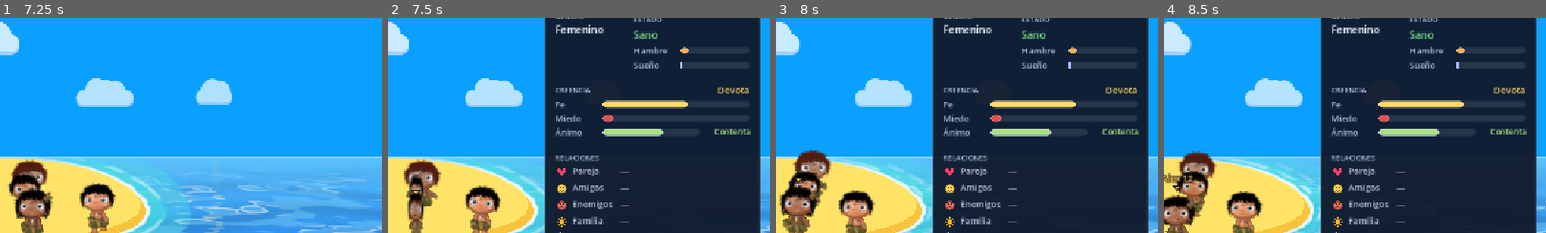
Above: before the commit, frames 1-4 (left to right).
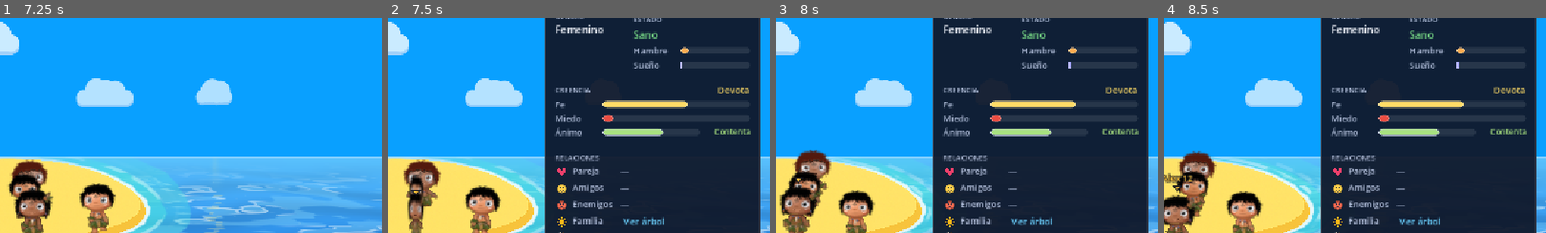
Above: after the commit, the same moments.

Repository: JuliFlorez/godlings
Game: Godot game, scene res://world/world.tscn
Two runs of this game, one before a commit and one after it. Both use one fixed random seed, a clock stepped at 60 frames per second and the inputs below. Sound files missing from this copy of the repository are replaced by a short silence.
Inputs (mouse positions are % of the whole screen's width and height, from its top left):
- Up to frame 1 (7.25 s): click "Jugar" at 0.5 s; tap Enter at 1.25 s; move the mouse to (72, 45) at 1.27 s; hold D 1.28-2 s; tap E at 1.35, 3.8 s; click (72, 45) at 1.42 s; drag from (30, 55) to (45, 70) at 2.02 s; click "Nueva partida" at 2.75 s; move the mouse to (60, 28) at 3.52 s; hold D 3.53-4.25 s; tap I at 3.6 s; click (60, 28) at 3.67 s; drag from (62, 74) to (20, 35) at 4.27 s; click "Tienda" at 5 s; click "Historial" at 5.75 s; click "S" at 6.5 s
- Up to frame 2 (7.5 s): drag from (53, 73) to (55, 50) at 7.27 s
- Up to frame 3 (8 s): no input
- Up to frame 4 (8.5 s): click (90, 15) at 8.02 s; type "Alex" at 8.1 s; click (90, 25) at 8.25 s; type "12" at 8.33 s
The pictures show only the part of the screen within x 50-100%, y 31-81%; the shares and areas given below are measured in that part.

Frame 1 is identical in both runs. In frame 2, 0.2% of the frame differs, in the area x 60-73%, y 92-97%; in frame 3, 0.2%; in frame 4, 0.2%.

Commit message:
Add a family tree
- "Family tree" at the end of the Family row of the ID card opens the tree
  of that villager's family: grandparents and parents on top, them with
  their siblings and partner in the middle, children and grandchildren
  below, joined by lines (couples with a heart if they're still together, or
  were when one of them died). Everyone has a portrait with their own skin
  and hair and their name; the dead show X eyes, a gray photo and a cross,
  and unknown people a "?". Clicking anyone shows the tree from them, "See ID
  card" opens the card of whoever is shown (if alive), and a big family
  shrinks to fit.
- A new Genealogy record keeps everyone who dies (name, gender, parents,
  partner and looks) and is saved with the game, so the tree doesn't lose
  them. People who died before this existed show as unknown.

Co-Authored-By: Claude Opus 5.5 <noreply@anthropic.com>

Diff:
--- /dev/null
+++ b/actors/villager/genealogy.gd
@@ -0,0 +1,70 @@
+extends RefCounted
+class_name Genealogy
+## Quién es (o fue) cada aldeano, para el árbol genealógico (ver FamilyTree). Los que se mueren
+## dejan la isla pero quedan anotados acá como eran: su nombre, su género, sus padres, su pareja
+## y su piel y su pelo (para la foto). De los vivos se toma lo que tienen ahora. Se guarda con la
+## partida (los que se murieron antes de que esto existiera no están: salen como desconocidos).
+
+static var _gone := {}   # carnet -> {first, last, gender, parents, partner, looks}
+
+## Sin nadie (al arrancar el mundo, antes de cargar una partida).
+static func clear() -> void:
+	_gone.clear()
+
+## Se murió (ver Villager._grant_sacrifice_xp): queda anotado como era, con su pareja.
+static func remember(v: Villager) -> void:
+	_gone[v.id_number] = {
+		"first": v.first_name,
+		"last": v.last_name,
+		"gender": v.gender,
+		"parents": Array(v.parents),
+		"partner": Relations.partner_id(v),
+		"looks": [v.skin_tone, v.skin_warm, v.hair_color],
+	}
+
+## Lo que se sabe de alguien: {id, first, last, gender, parents, partner, looks, dead, villager
+## (el aldeano, si todavía está en la isla)}. Vacío si no se sabe nada.
+static func person(tree: SceneTree, id: int) -> Dictionary:
+	for node in tree.get_nodes_in_group("villager"):
+		var v := node as Villager
+		if v and v.id_number == id and not v.is_queued_for_deletion():
+			var dead := v.dead or v.eaten
+			if dead and _gone.has(id):
+				break   # Su cadáver todavía está, pero lo anotado al morirse tiene su pareja
+			return {"id": id, "first": v.first_name, "last": v.last_name, "gender": v.gender,
+					"parents": Array(v.parents), "partner": 0 if dead else Relations.partner_id(v),
+					"looks": [v.skin_tone, v.skin_warm, v.hair_color], "dead": dead, "villager": null if dead else v}
+	if _gone.has(id):
+		var p: Dictionary = _gone[id].duplicate()
+		p.id = id
+		p.dead = true
+		p.villager = null
+		return p
+	return {}
+
+## Sus hijos (vivos o muertos), del más grande al más chico.
+static func children_of(tree: SceneTree, id: int) -> Array[int]:
+	var out: Array[int] = []
+	for node in tree.get_nodes_in_group("villager"):
+		var v := node as Villager
+		if v and id in v.parents and not v.is_queued_for_deletion() and not out.has(v.id_number):
+			out.append(v.id_number)
+	for k: int in _gone:
+		if id in _gone[k].parents and not out.has(k):
+			out.append(k)
+	out.sort()
+	return out
+
+## Para la partida guardada: [carnet, nombre, apellido, género, padres, pareja, piel y pelo].
+static func save_state() -> Array:
+	var rows := []
+	for k: int in _gone:
+		var p: Dictionary = _gone[k]
+		rows.append([k, p.first, p.last, p.gender, p.parents, p.partner, p.looks])
+	return rows
+
+static func load_state(rows: Array) -> void:
+	_gone.clear()
+	for r: Array in rows:
+		if r.size() >= 7:
+			_gone[r[0]] = {"first": r[1], "last": r[2], "gender": r[3], "parents": r[4], "partner": r[5], "looks": r[6]}
--- a/actors/villager/villager.gd
+++ b/actors/villager/villager.gd
@@ -1416,9 +1416,15 @@
 
 ## Para la foto del carnet: un material con su piel y su pelo.
 func looks_material() -> ShaderMaterial:
+	return material_for(skin_tone, skin_warm, hair_color)
+
+## Un material con esa piel y ese pelo (para las fotos: el carnet, el árbol genealógico).
+static func material_for(tone: float, warm: float, hair: Color) -> ShaderMaterial:
 	var m := ShaderMaterial.new()
 	m.shader = WATERLINE_SHADER
-	_paint_looks(m)
+	m.set_shader_parameter("skin_tone", tone)
+	m.set_shader_parameter("skin_warm", warm)
+	m.set_shader_parameter("hair_color", Vector3(hair.r, hair.g, hair.b))
 	return m
 
 ## Recién nacido: sale parecido a sus padres (la piel y la altura, entre las de los dos; el
@@ -1771,6 +1777,7 @@
 	if xp_granted:
 		return
 	xp_granted = true
+	Genealogy.remember(self)   # Queda en el árbol genealógico (antes del duelo: todavía tiene pareja)
 	_mourn()   # Toda muerte pasa por acá
 	_ensure_hud()
 	if hud and hud.has_method("add_xp"):
--- /dev/null
+++ b/ui/family_tree.gd
@@ -0,0 +1,363 @@
+extends Control
+class_name FamilyTree
+## Árbol genealógico de un aldeano (vivo o muerto, ver Genealogy): arriba sus abuelos y sus
+## padres, en el medio él con sus hermanos y su pareja, y abajo sus hijos y sus nietos, unidos
+## con líneas (las parejas, con un corazón si siguen juntas o estaban juntas cuando se murió uno).
+## Cada uno con su foto (los muertos, con los ojos en X) y su nombre (con una cruz si ya no
+## está). Tocando a alguien se ve su familia; "Ver carnet" abre el carnet del que se está viendo
+## (si vive). Se abre desde el carnet (ver VillagerCard); Esc, ✕ o un click afuera lo cierran.
+
+const SLOT := Vector2(96, 100)   # Lo que ocupa cada uno (ancho) y cada generación (alto)
+const PHOTO := 60.0
+const PHOTO_SCALE := 0.085
+const PHOTO_FOCUS := Vector2(500, 300)   # Px de villager.png en el medio de la foto (la cara)
+const NAME_Y := PHOTO + 5.0
+const AREA := Vector2(900, 450)  # Lo más grande que puede ser el árbol (si no entra, se achica)
+const MAX_NAME := 12
+const C_LINE := Color(1, 1, 1, 0.35)
+const C_ALIVE := Color(0.66, 0.82, 0.94)   # El fondo de la foto: el cielo, como en el carnet
+const C_DEAD := Color(0.4, 0.42, 0.48)
+const C_UNKNOWN := Color(0.24, 0.27, 0.34)
+const VILLAGER := preload("res://actors/villager/villager.tscn")
+
+var hud: HUD
+var focus := 0                   # El carnet del que se está viendo la familia
+var _name: Label
+var _card_btn: Button
+var _area: Control               # Del tamaño del árbol (achicado si hace falta)
+var _canvas: Canvas              # La gente y las líneas que los unen
+
+func _ready() -> void:
+	set_anchors_and_offsets_preset(Control.PRESET_FULL_RECT)
+	mouse_filter = Control.MOUSE_FILTER_STOP
+	visible = false
+
+	# Fondo oscurecido: click afuera del panel cierra
+	var dim := ColorRect.new()
+	dim.color = Color(0, 0, 0, 0.35)
+	dim.set_anchors_and_offsets_preset(Control.PRESET_FULL_RECT)
+	dim.gui_input.connect(func(e: InputEvent):
+		if e is InputEventMouseButton and e.pressed:
+			close())
+	add_child(dim)
+
+	var center := CenterContainer.new()
+	center.set_anchors_and_offsets_preset(Control.PRESET_FULL_RECT)
+	center.mouse_filter = Control.MOUSE_FILTER_IGNORE
+	add_child(center)
+	var panel := PanelContainer.new()
+	panel.add_theme_stylebox_override("panel", HUD.make_box(Color(0.06, 0.09, 0.16, 0.96), 16, HUD.C_PANEL_BORDER, 1, Vector4(18, 14, 18, 18)))
+	center.add_child(panel)
+	var col := VBoxContainer.new()
+	col.add_theme_constant_override("separation", 8)
+	panel.add_child(col)
+
+	var head := HBoxContainer.new()
+	head.add_theme_constant_override("separation", 10)
+	col.add_child(head)
+	head.add_child(HUD.make_label("Árbol genealógico", 20, HUD.C_TEXT))
+	_name = HUD.make_label("", 16, VillagerCard.C_FAMILY)
+	_name.auto_translate_mode = Node.AUTO_TRANSLATE_MODE_DISABLED   # Es un nombre
+	head.add_child(_name)
+	var spacer := Control.new()
+	spacer.size_flags_horizontal = Control.SIZE_EXPAND_FILL
+	head.add_child(spacer)
+	_card_btn = VillagerCard.link_button(tr("Ver carnet"), HUD.C_TEXT, func():
+		var p := Genealogy.person(get_tree(), focus)
+		if p.get("villager") and hud:
+			close()
+			hud.select_villager(p.villager))
+	head.add_child(_card_btn)
+	head.add_child(VillagerCard.close_button(close))
+	col.add_child(HUD.make_label("Tocá a alguien para ver su familia.", 12, HUD.C_MUTED))
+
+	var sep := HSeparator.new()
+	var line := StyleBoxLine.new()
+	line.color = Color(1, 1, 1, 0.10)
+	line.thickness = 1
+	sep.add_theme_stylebox_override("separator", line)
+	col.add_child(sep)
+
+	var holder := CenterContainer.new()   # El árbol, centrado en el panel
+	holder.custom_minimum_size = Vector2(AREA.x, 0)
+	col.add_child(holder)
+	_area = Control.new()
+	holder.add_child(_area)
+	_canvas = Canvas.new()
+	_canvas.mouse_filter = Control.MOUSE_FILTER_IGNORE
+	_area.add_child(_canvas)
+
+## Abre el árbol de la familia de id.
+func open(id: int) -> void:
+	visible = true
+	_show(id)
+
+func close() -> void:
+	visible = false
+
+func _unhandled_input(event: InputEvent) -> void:
+	if visible and event is InputEventKey and event.pressed and event.keycode == KEY_ESCAPE:
+		close()
+		get_viewport().set_input_as_handled()
+
+## Arma el árbol alrededor de id.
+func _show(id: int) -> void:
+	focus = id
+	for c in _canvas.get_children():
+		c.queue_free()
+	var tree := get_tree()
+	var me := Genealogy.person(tree, id)
+	_name.text = _full_name(me, id)
+	_card_btn.visible = me.get("villager") != null
+
+	# Quiénes: sus padres (y los de ellos), sus hermanos, su pareja, sus hijos y sus nietos
+	var parents := _parents_of(me)
+	var grand := {}   # Padre -> sus padres
+	for p in parents:
+		grand[p] = _parents_of(Genealogy.person(tree, p))
+	var any_grand := grand.values().any(func(g: Array): return not g.is_empty())
+	var siblings: Array[int] = []
+	if not parents.is_empty():
+		for k in Genealogy.children_of(tree, parents[0]):
+			if k != id and (parents.size() < 2 or k in Genealogy.children_of(tree, parents[1])):
+				siblings.append(k)
+	var kids := Genealogy.children_of(tree, id)
+	var partner := _partner_of(me, kids)
+	var grandkids := {}   # Hijo -> sus hijos
+	var any_grandkids := false
+	for k in kids:
+		grandkids[k] = Genealogy.children_of(tree, k)
+		any_grandkids = any_grandkids or not grandkids[k].is_empty()
+
+	# Dónde va cada uno: x en lugares (él en 0), y en generaciones (0: sus abuelos)
+	var at := {}
+	at[id] = Vector2(0, 2)
+	for i in siblings.size():
+		at[siblings[siblings.size() - 1 - i]] = Vector2(-1 - i, 2)   # Los más grandes, más a la izquierda
+	if partner:
+		at[partner] = Vector2(1, 2)
+	var group := -siblings.size() * 0.5   # El medio de él y sus hermanos
+	var spread := 1.0 if any_grand else 0.5
+	for i in parents.size():
+		var px := group + (0.0 if parents.size() == 1 else (-spread if i == 0 else spread))
+		at[parents[i]] = Vector2(px, 1)
+		var gp: Array = grand[parents[i]]
+		for j in gp.size():
+			at[gp[j]] = Vector2(px + (0.0 if gp.size() == 1 else (-0.5 if j == 0 else 0.5)), 0)
+	var mid := 0.5 if partner else 0.0
+	var width := 0.0
+	for k in kids:
+		width += maxf(1.0, grandkids[k].size())
+	var edge := mid - width * 0.5
+	for k in kids:
+		var w := maxf(1.0, grandkids[k].size())
+		at[k] = Vector2(edge + w * 0.5 - 0.5, 3)
+		for j in grandkids[k].size():
+			at[grandkids[k][j]] = Vector2(edge + j, 4)
+		edge += w
+
+	# A píxeles (sin las generaciones que no hay)
+	var top := 0 if any_grand else (1 if not parents.is_empty() else 2)
+	var bottom := 4 if any_grandkids else (3 if not kids.is_empty() else 2)
+	var min_x := INF
+	var max_x := -INF
+	for k: int in at:
+		min_x = minf(min_x, at[k].x)
+		max_x = maxf(max_x, at[k].x)
+	var spot := {}   # carnet -> arriba a la izquierda de su lugar (px)
+	for k: int in at:
+		spot[k] = Vector2((at[k].x - min_x) * SLOT.x, (at[k].y - top) * SLOT.y)
+		var person := Person.new()
+		person.id = k
+		person.info = Genealogy.person(tree, k)
+		person.is_focus = k == id
+		person.position = spot[k]
+		person.picked.connect(_show)
+		_canvas.add_child(person)
+
+	# Las líneas: las parejas y de los padres a los hijos
+	_canvas.couples.clear()
+	_canvas.descents.clear()
+	_canvas.spots = spot
+	if partner:
+		_canvas.couples.append([id, partner, _together(id, partner)])
+	if parents.size() == 2:
+		_canvas.couples.append([parents[0], parents[1], _together(parents[0], parents[1])])
+	if not parents.is_empty():
+		_canvas.descents.append([parents, siblings + [id]])
+	for p in parents:
+		var gp: Array = grand[p]
+		if gp.size() == 2:
+			_canvas.couples.append([gp[0], gp[1], _together(gp[0], gp[1])])
+		if not gp.is_empty():
+			_canvas.descents.append([gp, [p]])
+	if not kids.is_empty():
+		_canvas.descents.append([[id, partner] if partner else [id], kids])
+	for k in kids:
+		if not grandkids[k].is_empty():
+			_canvas.descents.append([[k], grandkids[k]])
+
+	var tree_size := Vector2((max_x - min_x + 1.0) * SLOT.x, (bottom - top + 1) * SLOT.y - (SLOT.y - NAME_Y - 18.0))
+	var s := minf(1.0, minf(AREA.x / tree_size.x, AREA.y / tree_size.y))
+	_canvas.size = tree_size
+	_canvas.scale = Vector2.ONE * s
+	_area.custom_minimum_size = tree_size * s
+	_canvas.queue_redraw()
+
+## Sus padres (los que se saben), primero el papá.
+func _parents_of(p: Dictionary) -> Array[int]:
+	var out: Array[int] = []
+	if p.is_empty():
+		return out
+	for k: int in p.parents:
+		out.append(k)
+	var tree := get_tree()
+	out.sort_custom(func(a: int, b: int):
+		return Genealogy.person(tree, a).get("gender", 0) < Genealogy.person(tree, b).get("gender", 0))
+	return out
+
+## Su pareja: la de ahora (o la que tenía cuando se murió), y si no, el papá o la mamá de su
+## último hijo. 0: nadie.
+func _partner_of(p: Dictionary, kids: Array[int]) -> int:
+	if p.is_empty():
+		return 0
+	if p.get("partner", 0) != 0:
+		return p.partner
+	var tree := get_tree()
+	for i in range(kids.size() - 1, -1, -1):
+		for k: int in Genealogy.person(tree, kids[i]).get("parents", []):
+			if k != p.id:
+				return k
+	return 0
+
+## Si a y b son (o eran, cuando se murió alguno) pareja.
+func _together(a: int, b: int) -> bool:
+	var tree := get_tree()
+	var pa := Genealogy.person(tree, a)
+	var pb := Genealogy.person(tree, b)
+	return pa.get("partner", 0) == b or pb.get("partner", 0) == a
+
+## Nombre y apellido (o el número, si no tiene), con una cruz si ya no está.
+static func _full_name(p: Dictionary, id: int) -> String:
+	if p.is_empty():
+		return TranslationServer.translate("Desconocido")
+	var n := ("%s %s" % [p.first, p.last]).strip_edges()
+	if n == "":
+		n = "%s %04d" % [TranslationServer.translate("N.º"), id]
+	return ("† " if p.dead else "") + n
+
+## Lo que dibuja las líneas (debajo de la gente).
+class Canvas extends Control:
+	var spots := {}              # carnet -> arriba a la izquierda de su lugar
+	var couples: Array = []      # [a, b, juntos]
+	var descents: Array = []     # [padres, hijos]
+
+	func _photo_mid(id: int) -> Vector2:
+		return spots[id] + Vector2(FamilyTree.SLOT.x * 0.5, FamilyTree.PHOTO * 0.5)
+
+	func _draw() -> void:
+		for c: Array in couples:
+			var a := _photo_mid(c[0])
+			var b := _photo_mid(c[1])
+			draw_line(a, b, FamilyTree.C_LINE, 2.0, true)
+			if c[2]:
+				var m := (a + b) * 0.5
+				draw_colored_polygon(SpeechBubble._heart(m, 6.0), SpeechBubble.C_HEART)
+		for d: Array in descents:
+			var parents: Array = d[0]
+			var kids: Array = d[1]
+			var from := Vector2.ZERO
+			for p: int in parents:
+				from += _photo_mid(p)
+			from /= parents.size()
+			if parents.size() == 1:
+				from.y += FamilyTree.PHOTO * 0.5   # Desde abajo de la foto
+			var kid_top: float = spots[kids[0]].y - 4.0
+			var bus := kid_top - 12.0
+			var xs: Array[float] = [from.x]
+			for k: int in kids:
+				xs.append(_photo_mid(k).x)
+			draw_line(from, Vector2(from.x, bus), FamilyTree.C_LINE, 2.0, true)
+			draw_line(Vector2(xs.min(), bus), Vector2(xs.max(), bus), FamilyTree.C_LINE, 2.0, true)
+			for k: int in kids:
+				var x := _photo_mid(k).x
+				draw_line(Vector2(x, bus), Vector2(x, kid_top), FamilyTree.C_LINE, 2.0, true)
+
+## Uno del árbol: su foto (o un signo de pregunta, si no se sabe quién era) y su nombre. Un
+## click muestra su familia.
+class Person extends Control:
+	signal picked(id: int)
+	var id := 0
+	var info: Dictionary
+	var is_focus := false
+	var _hover := false
+
+	func _ready() -> void:
+		size = Vector2(FamilyTree.SLOT.x, FamilyTree.NAME_Y + 18.0)
+		mouse_filter = Control.MOUSE_FILTER_STOP
+		mouse_default_cursor_shape = Control.CURSOR_POINTING_HAND
+		tooltip_text = FamilyTree._full_name(info, id)
+		var photo := ColorRect.new()
+		photo.position = Vector2((FamilyTree.SLOT.x - FamilyTree.PHOTO) * 0.5, 0.0)
+		photo.size = Vector2.ONE * FamilyTree.PHOTO
+		photo.clip_contents = true
+		photo.mouse_filter = Control.MOUSE_FILTER_IGNORE
+		add_child(photo)
+		if info.is_empty():
+			photo.color = FamilyTree.C_UNKNOWN
+			var q := HUD.make_label("?", 30, HUD.C_MUTED)
+			q.size = photo.size
+			q.horizontal_alignment = HORIZONTAL_ALIGNMENT_CENTER
+			photo.add_child(q)
+		else:
+			photo.color = FamilyTree.C_DEAD if info.dead else FamilyTree.C_ALIVE
+			var body: Node = FamilyTree.VILLAGER.instantiate()
+			var rig: VillagerRig = body.get_node("Rig")
+			body.remove_child(rig)
+			body.free()
+			rig.set_female(info.gender == Villager.Gender.FEMALE)
+			var looks: Array = info.looks
+			rig.material = Villager.material_for(looks[0], looks[1], looks[2])
+			rig.scale = Vector2.ONE * FamilyTree.PHOTO_SCALE
+			# El Skeleton2D del rig está en (-512, -512): cada px del dibujo es (px - 512) en el rig
+			rig.position = photo.size * 0.5 - (FamilyTree.PHOTO_FOCUS - Vector2(512, 512)) * FamilyTree.PHOTO_SCALE
+			photo.add_child(rig)
+			if info.dead:
+				rig.set_dead()
+				photo.modulate = Color(0.85, 0.85, 0.9)
+		var label := HUD.make_label(_short_name(), 12, HUD.C_TEXT if not info.get("dead", true) else HUD.C_MUTED)
+		label.auto_translate_mode = Node.AUTO_TRANSLATE_MODE_DISABLED   # Es un nombre
+		label.position = Vector2(0, FamilyTree.NAME_Y)
+		label.size = Vector2(FamilyTree.SLOT.x, 16)
+		label.horizontal_alignment = HORIZONTAL_ALIGNMENT_CENTER
+		label.clip_text = true
+		label.mouse_filter = Control.MOUSE_FILTER_IGNORE
+		add_child(label)
+		mouse_entered.connect(func():
+			_hover = true
+			queue_redraw())
+		mouse_exited.connect(func():
+			_hover = false
+			queue_redraw())
+		gui_input.connect(func(e: InputEvent):
+			if e is InputEventMouseButton and e.pressed and e.button_index == MOUSE_BUTTON_LEFT:
+				picked.emit(id))
+
+	## El nombre, o el número; con una cruz si ya no está (cortado si es largo).
+	func _short_name() -> String:
+		if info.is_empty():
+			return "%s %04d" % [TranslationServer.translate("N.º"), id]
+		var n: String = info.first if info.first != "" else ("%s %04d" % [TranslationServer.translate("N.º"), id])
+		if n.length() > FamilyTree.MAX_NAME:
+			n = n.left(FamilyTree.MAX_NAME - 1) + "…"
+		return ("† " if info.dead else "") + n
+
+	## El marco de la foto: dorado el del que se está viendo, blanco con el mouse encima.
+	func _draw() -> void:
+		var r := Rect2(Vector2((FamilyTree.SLOT.x - FamilyTree.PHOTO) * 0.5, 0.0), Vector2.ONE * FamilyTree.PHOTO)
+		if is_focus:
+			draw_rect(r.grow(3.0), HUD.C_XP)
+		elif _hover:
+			draw_rect(r.grow(2.0), Color(1, 1, 1, 0.8))
+		else:
+			draw_rect(r.grow(1.0), Color(1, 1, 1, 0.18))
--- a/ui/hud.gd
+++ b/ui/hud.gd
@@ -193,6 +193,7 @@
 var _tags: Control
 var _card: VillagerCard
 var _hut_card: HutCard
+var _family_tree: FamilyTree
 
 func _ready() -> void:
 	add_to_group("hud")
@@ -566,6 +567,16 @@
 func select_villager(v: Villager) -> void:
 	_hut_card.close()
 	_card.open(v)
+
+## Abre el árbol genealógico de la familia del aldeano con ese carnet (ver FamilyTree).
+func open_family_tree(id: int) -> void:
+	if _family_tree == null:
+		_family_tree = FamilyTree.new()
+		_family_tree.hud = self
+		_root.add_child(_family_tree)
+	_card.close()
+	_hut_card.close()
+	_family_tree.open(id)
 
 ## Click sobre una choza en modo seleccionar: abre su cartel, para ponerle nombre.
 func select_hut(h: Decoration) -> void:
@@ -657,6 +668,7 @@
 	if Input.is_mouse_button_pressed(MOUSE_BUTTON_LEFT):
 		return false
 	return not (_shop and _shop.visible) and not (_history and _history.visible) and not _placing \
+			and not (_family_tree and _family_tree.visible) \
 			and not aiming() and _decor_edit != DecorPlacer.Edit.MOVING and not _card.visible and not _hut_card.visible
 
 ## Al cambiar de idioma: los textos con formato se rearman y la tienda se reconstruye.
--- a/ui/i18n.gd
+++ b/ui/i18n.gd
@@ -122,6 +122,11 @@
 	"adentro": "inside",
 	"Sin casa": "Homeless",
 	"Familia": "Family",
+	"Ver árbol": "Family tree",
+	"Árbol genealógico": "Family tree",
+	"Ver carnet": "See ID card",
+	"Tocá a alguien para ver su familia.": "Click someone to see their family.",
+	"Desconocido": "Unknown",
 	"Casa": "Home",
 	"Nene": "Boy",
 	"Nena": "Girl",
--- a/ui/villager_card.gd
+++ b/ui/villager_card.gd
@@ -9,8 +9,9 @@
 ## devoto, fanático, hereje o aterrado; y su ánimo (ver Villager.mood): qué tan contento está y
 ## por qué.
 ## Abajo, sus relaciones (ver Relations): su pareja, sus amigos y sus enemigos; su familia (sus
-## padres y sus hijos) y su casa (la choza donde vive y con quién). Un click en un nombre abre
-## el carnet de ese aldeano, y uno en la choza, su cartel (ver HutCard). Los chicos dicen "Nene"
+## padres y sus hijos, y "Ver árbol" para el árbol genealógico, ver FamilyTree) y su casa (la
+## choza donde vive y con quién). Un click en un nombre abre el carnet de ese aldeano, y uno en la
+## choza, su cartel (ver HutCard). Los chicos dicen "Nene"
 ## o "Nena" en vez del género.
 ## La foto es un rig propio del aldeano (así parpadea) que copia su cara: la boca de
 ## "¡wow!" si lo tiran por el aire y los ojos en X si está muerto.
@@ -280,6 +281,13 @@
 		return
 	_relations_key = key
 	_fill(_family, family, C_FAMILY)
+	if family.is_empty():
+		for c in _family.get_children():
+			c.queue_free()   # Sin la raya: queda solo "Ver árbol"
+	var who := villager.id_number
+	_family.add_child(link_button(tr("Ver árbol"), HUD.C_DEVOTION, func():   # Otro color: no es un pariente
+		if hud:
+			hud.open_family_tree(who)))
 	for c in _home.get_children():
 		c.queue_free()
 	if not villager._home_ok():
--- a/world/world.gd
+++ b/world/world.gd
@@ -252,6 +252,7 @@
 	Villager.ids_issued = 0
 	play_time = 0.0
 	Relations.clear()
+	Genealogy.clear()
 	_start_music()
 
 	# Arranca en el cielo, con el menú de inicio; la partida se carga al elegirla
@@ -698,6 +699,7 @@
 	cfg.set_value("island", "next_id", Villager.ids_issued)
 	cfg.set_value("island", "relations", Relations.save_state(ids))
 	cfg.set_value("island", "history", Relations.history)
+	cfg.set_value("island", "family", Genealogy.save_state())   # Los que ya no están, para el árbol genealógico
 	cfg.set_value("island", "decorations", decorations)
 	cfg.set_value("sky", "night", sky.is_night)
 	cfg.set_value("sky", "clock", sky.clock)
@@ -755,6 +757,7 @@
 	Villager.ids_issued = cfg.get_value("island", "next_id", Villager.ids_issued)
 	Relations.load_state(cfg.get_value("island", "relations", []))
 	Relations.load_history(cfg.get_value("island", "history", []))
+	Genealogy.load_state(cfg.get_value("island", "family", []))
 
 	var sky := $Sky
 	sky.day = cfg.get_value("sky", "day", 1)
Not shown, added: actors/villager/genealogy.gd.uid
Not shown, added: ui/family_tree.gd.uid
